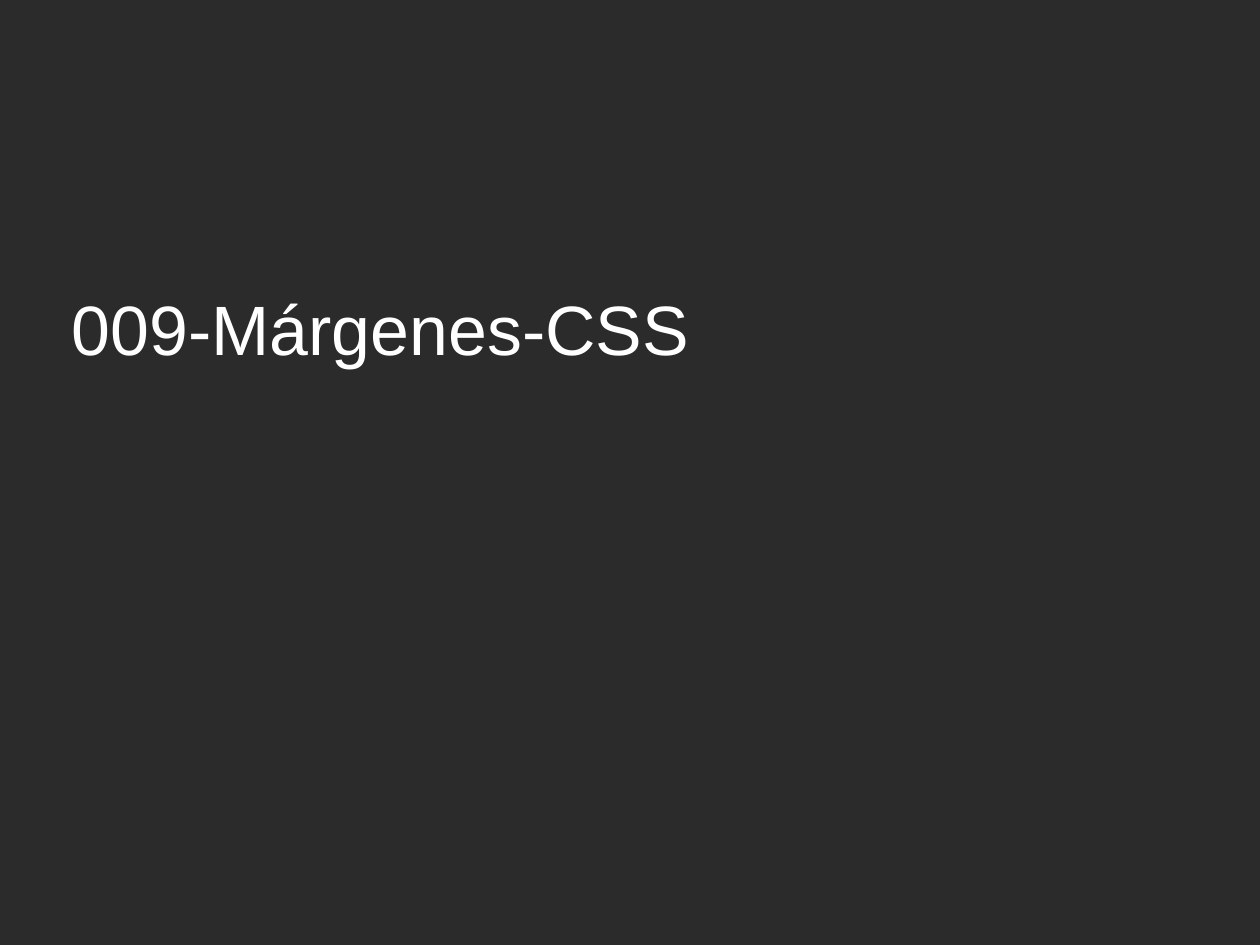
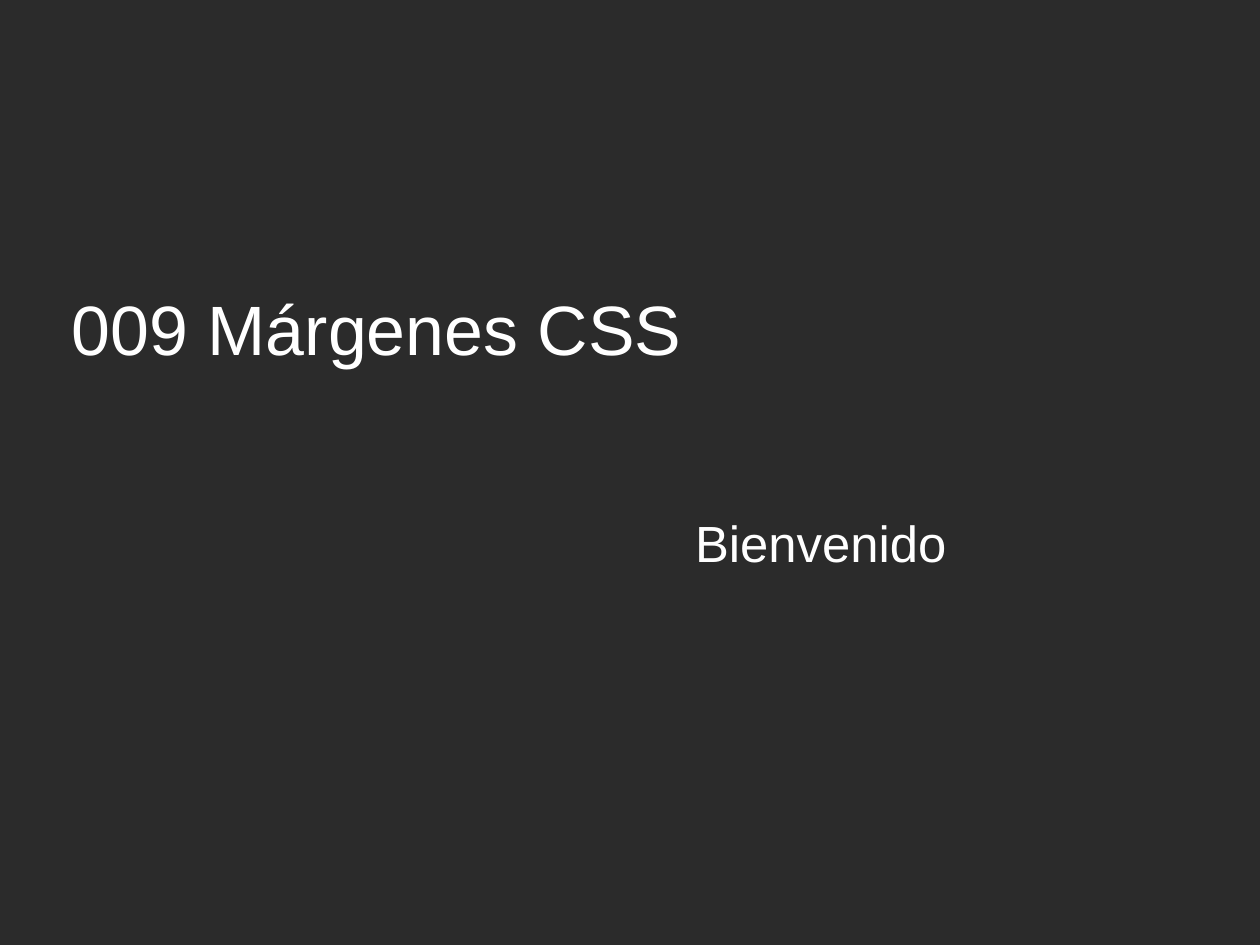
Before and after one commit to codefuncode/Curso_de_CSS, a slide deck: slide 1 of 01-Tutorial-CSS/009-Márgenes-CSS/009-Márgenes-CSS.odp. Drawn at 1260x945 pixels with LibreOffice and Linux fonts; fonts in the diff are those of the drawing; background and template pictures are left out; a plain dark background stands for a picture behind light text. Boxes give left, top, right and bottom in pixels: in the first picture for what was removed or moved away, otherwise in the second. Text is boxed around its words. In the diff, an @@ line names an element or a change of style, - is before the commit and + after.

```diff
--- a/01-Tutorial-CSS/009-Márgenes-CSS/009-Márgenes-CSS.odp
+++ b/01-Tutorial-CSS/009-Márgenes-CSS/009-Márgenes-CSS.odp
@@ title at box(72, 303, 681, 368): text changed @@
-009-Márgenes-CSS
+009 Márgenes CSS
@@ subtitle added at box(695, 525, 946, 563), 32 pt, text #FFFFFF @@
+Bienvenido
```
Also in this commit, not shown: 3 other files.
